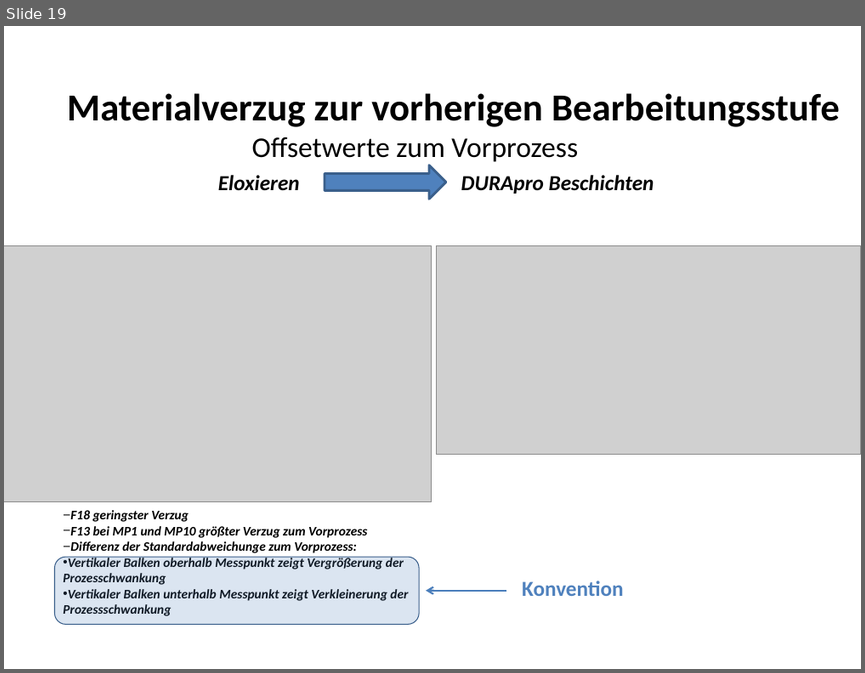
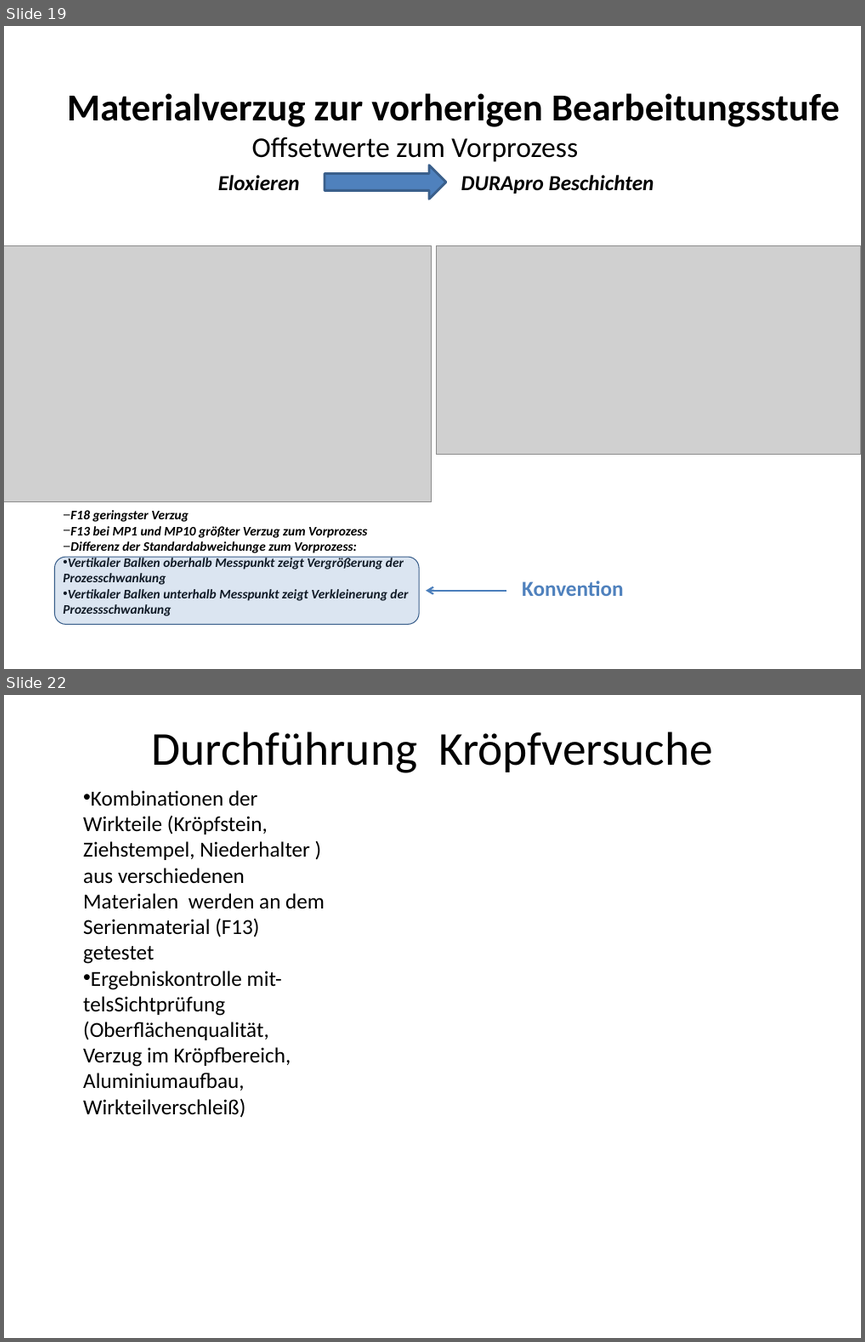
Before and after one commit to Benedikt2013/bacpraesent, a slide deck: PräsentationBachelorarbeitKaffanke.pptx. Shown one above the other, each under a label of ours: slide 19 before the commit, slides 19 and 22 after it; the slides between them are not shown. The pictures are 865x673 and 865x1342 pixels, drawn with LibreOffice and Linux fonts; fonts in the diff are those of the drawing; grey boxes stand for pictures. Boxes give left, top, right and bottom in pixels: in the first picture for what was removed or moved away, otherwise in the second. Text is boxed around its words. In the diff, an @@ line names an element or a change of style, - is before the commit and + after.

```diff
--- a/PräsentationBachelorarbeitKaffanke.pptx
+++ b/PräsentationBachelorarbeitKaffanke.pptx
@@ slide 22 added at <box>4,695,861,1338</box>, background #FFFFFF @@
@@ title added at <box>152,732,713,773</box>, 39.6 pt, text #000000 @@
+Durchführung Kröpfversuche
@@ text added at <box>83,790,324,1117</box>, 18 pt, text #000000 @@
+• Kombinationen der Wirkteile (Kröpfstein, Ziehstempel, Niederhalter ) aus verschiedenen Materialen werden an dem Serienmaterial (F13) getestet
+• Ergebniskontrolle mit- telsSichtprüfung (Oberflächenqualität, Verzug im Kröpfbereich, Aluminiumaufbau, Wirkteilverschleiß)
```
Also in this commit, not shown: 1 slide changed, 2 other slides added.
